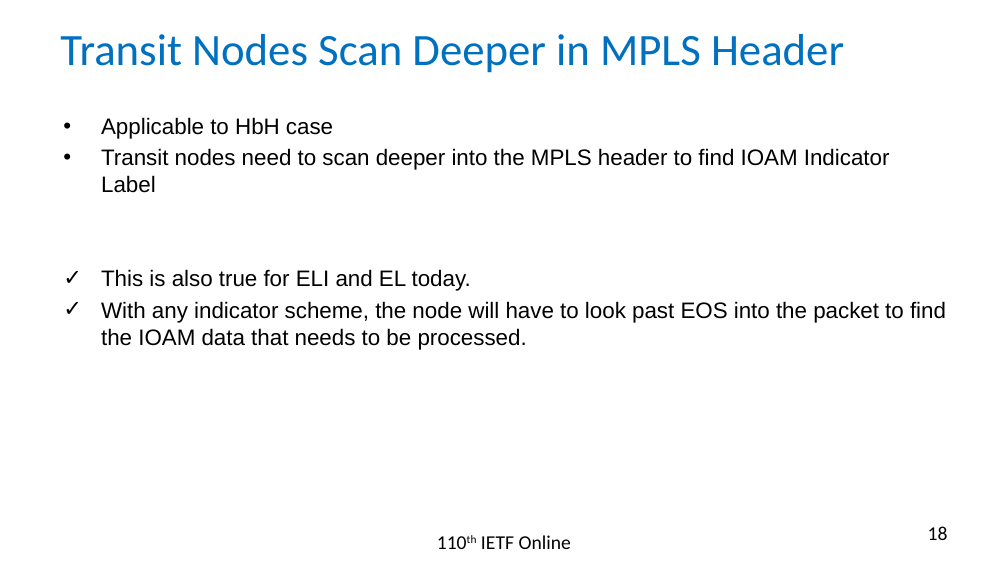
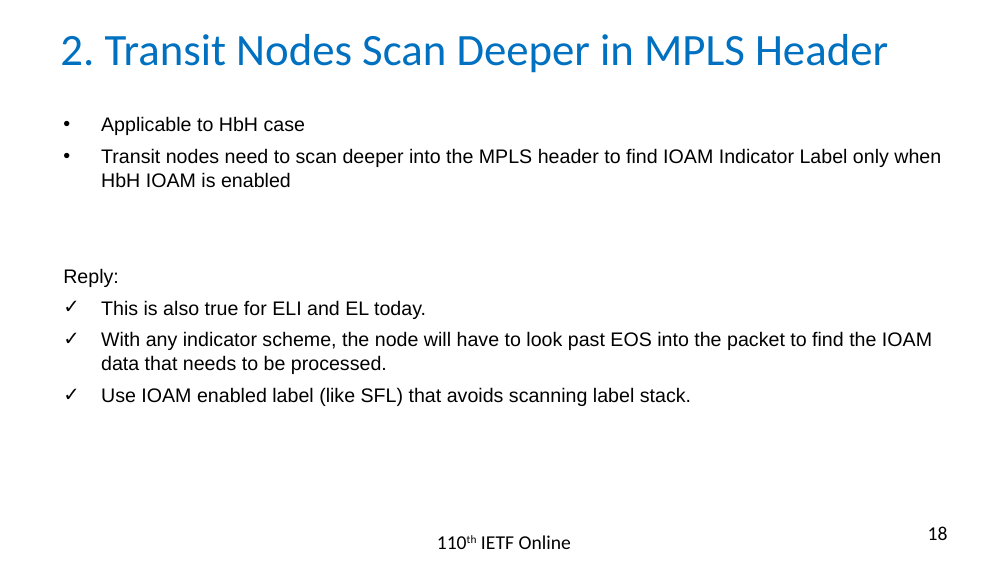
Before and after one commit to rakgandhi/ietf-slides, a slide deck: slide 18 of draft-gandhi-mpls-ioam-sr-05.pptx. Drawn at 1008x567 pixels with LibreOffice and Linux fonts; fonts in the diff are those of the drawing. Boxes give left, top, right and bottom in pixels: in the first picture for what was removed or moved away, otherwise in the second. Text is boxed around its words. In the diff, an @@ line names an element or a change of style, - is before the commit and + after.

```diff
--- a/draft-gandhi-mpls-ioam-sr-05.pptx
+++ b/draft-gandhi-mpls-ioam-sr-05.pptx
@@ title at box(60, 34, 888, 73): text changed @@
-Transit Nodes Scan Deeper in MPLS Header
+2. Transit Nodes Scan Deeper in MPLS Header
@@ text at box(101, 116, 932, 374): size 16 to 14 pt in "Applicable to HbH case", "This is also true for ELI and ...", "With any indicator scheme, the node will ..."; more space between paragraphs @@
@@ text at box(63, 148, 941, 287): text changed; size 16 to 14 pt @@
-• Transit nodes need to scan deeper into the MPLS header to find IOAM Indicator Label
+• Transit nodes need to scan deeper into the MPLS header to find IOAM Indicator Label only when HbH IOAM is enabled
+Reply:
@@ text at box(101, 387, 691, 406): paragraph added @@
+✓ Use IOAM enabled label (like SFL) that avoids scanning label stack.
```
Also in this commit, not shown: 5 other slides changed, 1 other file.
